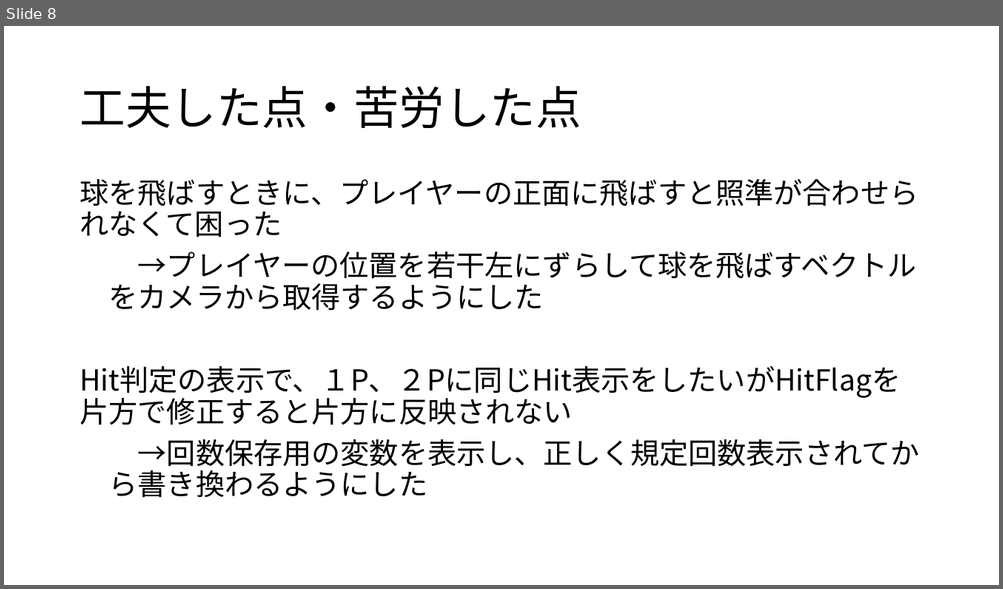
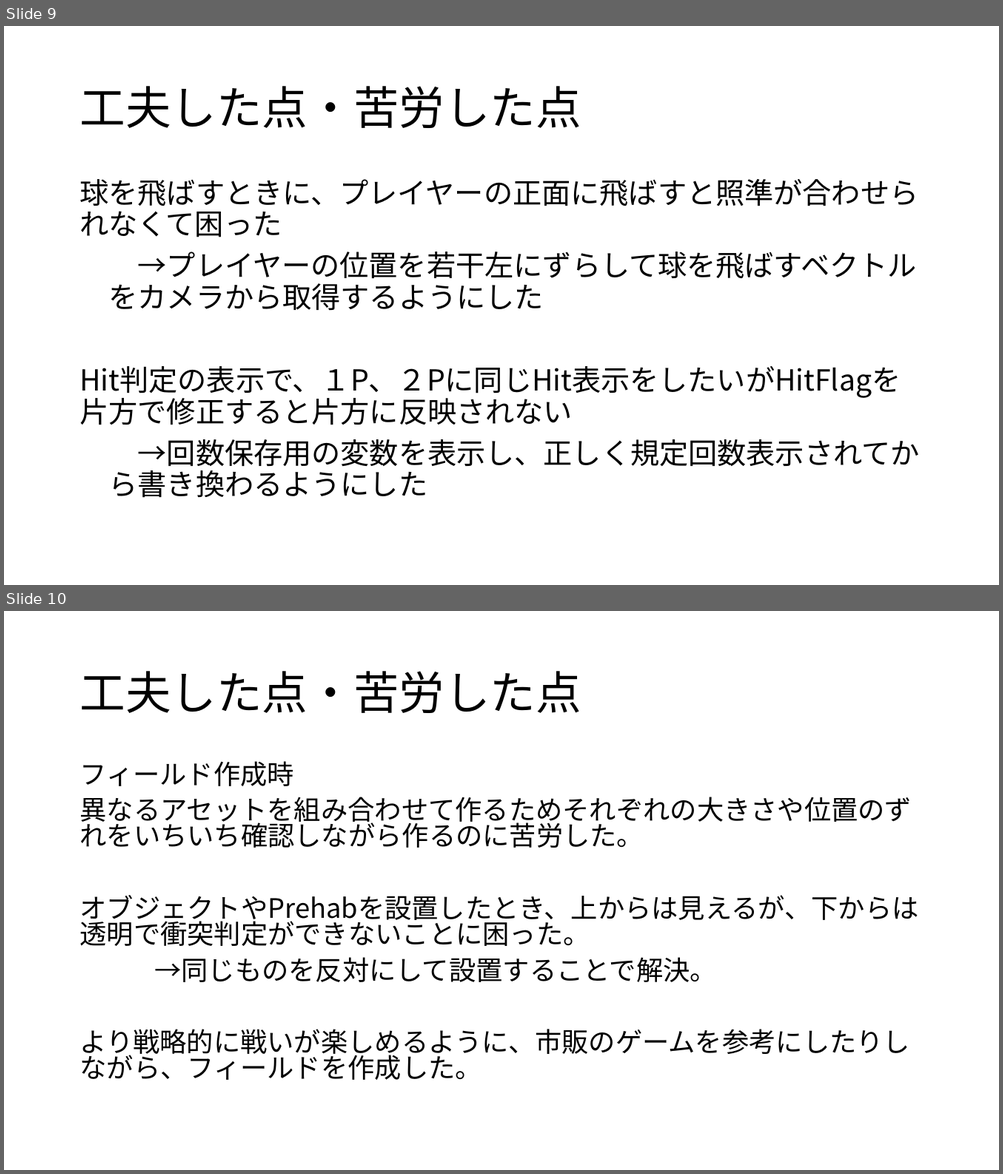
Before and after one commit to CGInteractive2018/CG_Interactive, a slide deck: Unityによるゲーム開発.pptx. Shown one above the other, each under a label of ours: slide 8 before the commit, slides 9 and 10 after it. The pictures are 1003x589 and 1003x1174 pixels, drawn with LibreOffice and Linux fonts; fonts in the diff are those of the drawing. Boxes give left, top, right and bottom in pixels: in the first picture for what was removed or moved away, otherwise in the second. Text is boxed around its words. In the diff, an @@ line names an element or a change of style, - is before the commit and + after.

```diff
--- a/Unityによるゲーム開発.pptx
+++ b/Unityによるゲーム開発.pptx
@@ slide 10 added at (4, 611, 999, 1170), background #FFFFFF @@
@@ title added at (79, 671, 581, 713), 44 pt, text #000000 @@
+工夫した点・苦労した点
@@ text added at (79, 761, 918, 1080), 25.9 pt, text #000000 @@
+フィールド作成時
+異なるアセットを組み合わせて作るためそれぞれの大きさや位置のずれをいちいち確認しながら作るのに苦労した。
+オブジェクトやPrehabを設置したとき、上からは見えるが、下からは透明で衝突判定ができないことに困った。
+→同じものを反対にして設置することで解決。
+より戦略的に戦いが楽しめるように、市販のゲームを参考にしたりしながら、フィールドを作成した。
@@ what was slide 8 is now slide 9 @@
```
Also in this commit, not shown: 1 slide changed, 1 other slide added.
